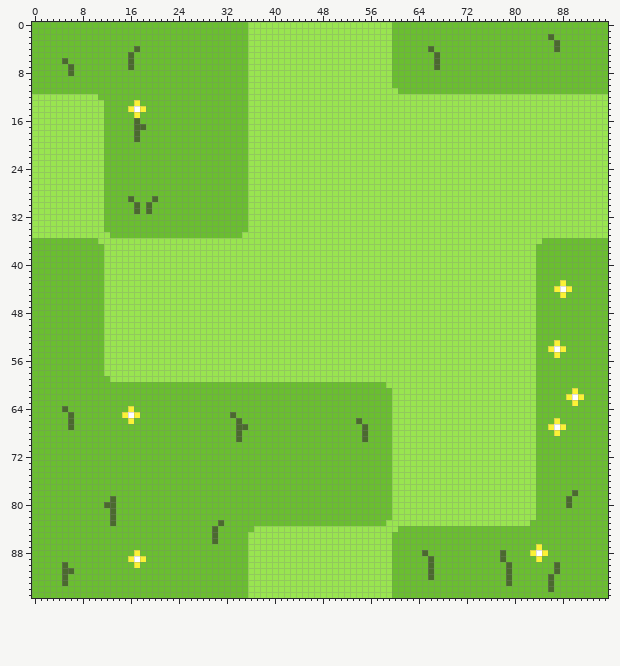
Two versions of one pixel-art file, resources/grass-grass.ase. Above, as it was before the edit.
96x96 pixels, 1 frame.
Now the later version:
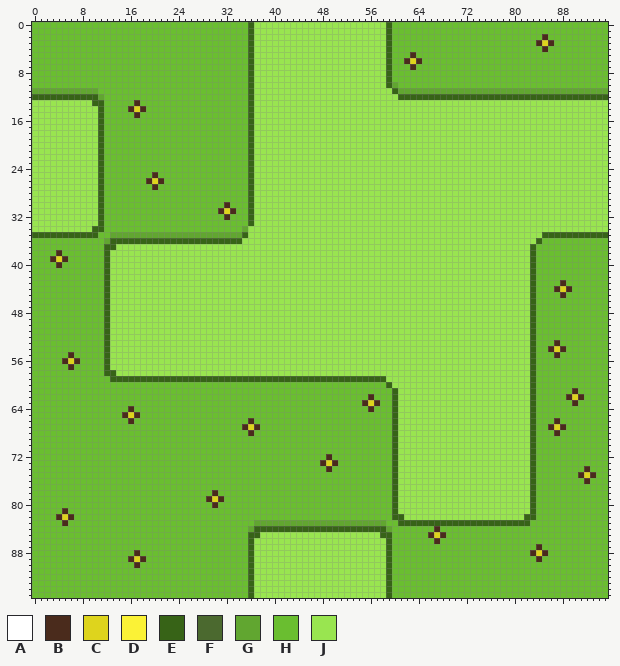
Palette (. is transparent): A #ffffff  B #4a2b1c  C #ded41d  D #fbf236  E #376317  F #4b692f  G #61a630  H #6abe30  J #99e550
What changed:
Changed rows in their new state; - is an unchanged pixel.
first column x 0:
 0 ------------------------------------E----------------------E------------------------------------
 1 ------------------------------------E----------------------E------------------------------------
 2 ------------------------------------E----------------------E-------------------------BH---------
 3 ------------------------------------E----------------------E------------------------BCBH--------
 4 -----------------H------------------E----------------------E------H------------------B-H--------
 5 ----------------H-------------------E----------------------E---B---H----------------------------
 6 -----H----------H-------------------E----------------------E--BCB--H----------------------------
 7 ------H---------H-------------------E----------------------E---B---H----------------------------
 8 ------H-----------------------------E----------------------E------------------------------------
 9 ------------------------------------E----------------------E------------------------------------
10 ------------------------------------E----------------------EG-----------------------------------
11 GGGGGGGGGGG-------------------------E-----------------------EGGGGGGGGGGGGGGGGGGGGGGGGGGGGGGGGGGG
12 EEEEEEEEEEEG------------------------E------------------------EEEEEEEEEEEEEEEEEEEEEEEEEEEEEEEEEEE
13 ----------EE-----B------------------E-----------------------------------------------------------
14 -----------E----BCB-----------------E-----------------------------------------------------------
15 -----------E-----B------------------E-----------------------------------------------------------
16 -----------E-----H------------------E-----------------------------------------------------------
17 -----------E-----HH-----------------E-----------------------------------------------------------
18 -----------E-----H------------------E-----------------------------------------------------------
19 -----------E-----H------------------E-----------------------------------------------------------
20 -----------E------------------------E-----------------------------------------------------------
21 -----------E------------------------E-----------------------------------------------------------
22 -----------E------------------------E-----------------------------------------------------------
23 -----------E------------------------E-----------------------------------------------------------
24 -----------E------------------------E-----------------------------------------------------------
25 -----------E--------B---------------E-----------------------------------------------------------
26 -----------E-------BCB--------------E-----------------------------------------------------------
27 -----------E--------B---------------E-----------------------------------------------------------
28 -----------E------------------------E-----------------------------------------------------------
29 -----------E----H---H---------------E-----------------------------------------------------------
30 -----------E-----H-H------------B---E-----------------------------------------------------------
31 -----------E-----H-H-----------BCB--E-----------------------------------------------------------
32 -----------E--------------------B---E-----------------------------------------------------------
33 -----------E------------------------E-----------------------------------------------------------
34 ----------EE-----------------------G------------------------------------------------------------
35 EEEEEEEEEEEHHGGGGGGGGGGGGGGGGGGGGGGE-------------------------------------------------EEEEEEEEEEE
36 -----------HGEEEEEEEEEEEEEEEEEEEEEE-------------------------------------------------E-----------
37 ------------EE---------------------------------------------------------------------E------------
38 ----B-------E----------------------------------------------------------------------E------------
39 ---BCB------E----------------------------------------------------------------------E------------
40 ----B-------E----------------------------------------------------------------------E------------
41 ------------E----------------------------------------------------------------------E------------
42 ------------E----------------------------------------------------------------------E------------
43 ------------E----------------------------------------------------------------------E----B-------
44 ------------E----------------------------------------------------------------------E---BCB------
45 ------------E----------------------------------------------------------------------E----B-------
46 ------------E----------------------------------------------------------------------E------------
47 ------------E----------------------------------------------------------------------E------------
48 ------------E----------------------------------------------------------------------E------------
49 ------------E----------------------------------------------------------------------E------------
50 ------------E----------------------------------------------------------------------E------------
51 ------------E----------------------------------------------------------------------E------------
52 ------------E----------------------------------------------------------------------E------------
53 ------------E----------------------------------------------------------------------E---B--------
54 ------------E----------------------------------------------------------------------E--BCB-------
55 ------B-----E----------------------------------------------------------------------E---B--------
56 -----BCB----E----------------------------------------------------------------------E------------
57 ------B-----E----------------------------------------------------------------------E------------
58 ------------EE---------------------------------------------------------------------E------------
59 -------------EEEEEEEEEEEEEEEEEEEEEEEEEEEEEEEEEEEEEEEEEEEEEE------------------------E------------
60 -----------------------------------------------------------E-----------------------E------------
61 ------------------------------------------------------------E----------------------E------B-----
62 --------------------------------------------------------B---E----------------------E-----BCB----
63 -------------------------------------------------------BCB--E----------------------E------B-----
64 -----H----------B---------------------------------------B---E----------------------E------------
65 ------H--------BCB---------------H--------------------------E----------------------E------------
66 ------H---------B-----------------H-B-----------------H-----E----------------------E---B--------
67 ------H---------------------------HBCB-----------------H----E----------------------E--BCB-------
68 ----------------------------------H-B------------------H----E----------------------E---B--------
69 ----------------------------------H--------------------H----E----------------------E------------
70 ------------------------------------------------------------E----------------------E------------
71 ------------------------------------------------------------E----------------------E------------
72 -------------------------------------------------B----------E----------------------E------------
73 ------------------------------------------------BCB---------E----------------------E------------
74 -------------------------------------------------B----------E----------------------E--------B---
75 ------------------------------------------------------------E----------------------E-------BCB--
76 ------------------------------------------------------------E----------------------E--------B---
77 ------------------------------------------------------------E----------------------E------------
78 ------------------------------B-----------------------------E----------------------E------H-----
79 -------------H---------------BCB----------------------------E----------------------E-----H------
80 ------------HH----------------B-----------------------------E----------------------E-----H------
81 -----B-------H----------------------------------------------E----------------------E------------
82 ----BCB------H----------------------------------------------EE--------------------EE------------
83 -----B-------H-----------------H-----GGGGGGGGGGGGGGGGGGGGGGHHEEEEEEEEEEEEEEEEEEEEEE-------------
84 ------------------------------H-----GEEEEEEEEEEEEEEEEEEEEEEGH------B----------------------------
85 ------------------------------H-----EE--------------------EE------BCB---------------------------
86 ------------------------------H-----E----------------------E-------B----------------------------
87 ------------------------------------E----------------------E------------------------B-----------
88 -----------------B------------------E----------------------E-----H------------H----BCB----------
89 ----------------BCB-----------------E----------------------E------H-----------H-----B-----------
90 -----H-----------B------------------E----------------------E------H------------H-------H--------
91 -----HH-----------------------------E----------------------E------H------------H-------H--------
92 -----H------------------------------E----------------------E------H------------H------H---------
93 -----H------------------------------E----------------------E-------------------H------H---------
94 ------------------------------------E----------------------E--------------------------H---------
95 ------------------------------------E----------------------E------------------------------------
Changed places in both pictures, as pixel boxes (x1, y1, x2, y2):
changed: (32, 22, 608, 598)
